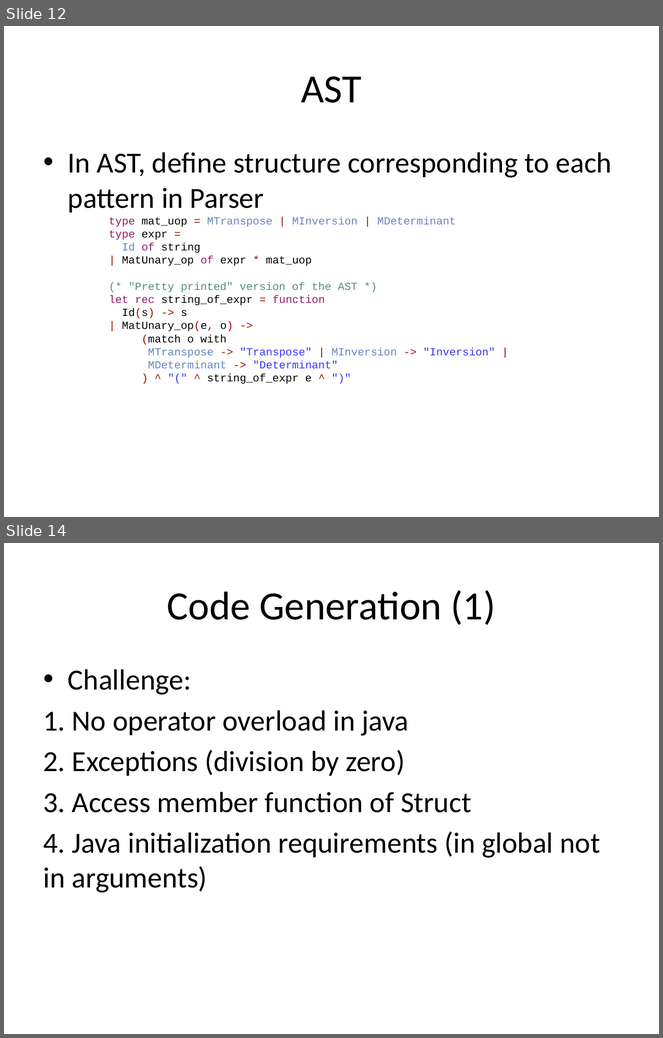
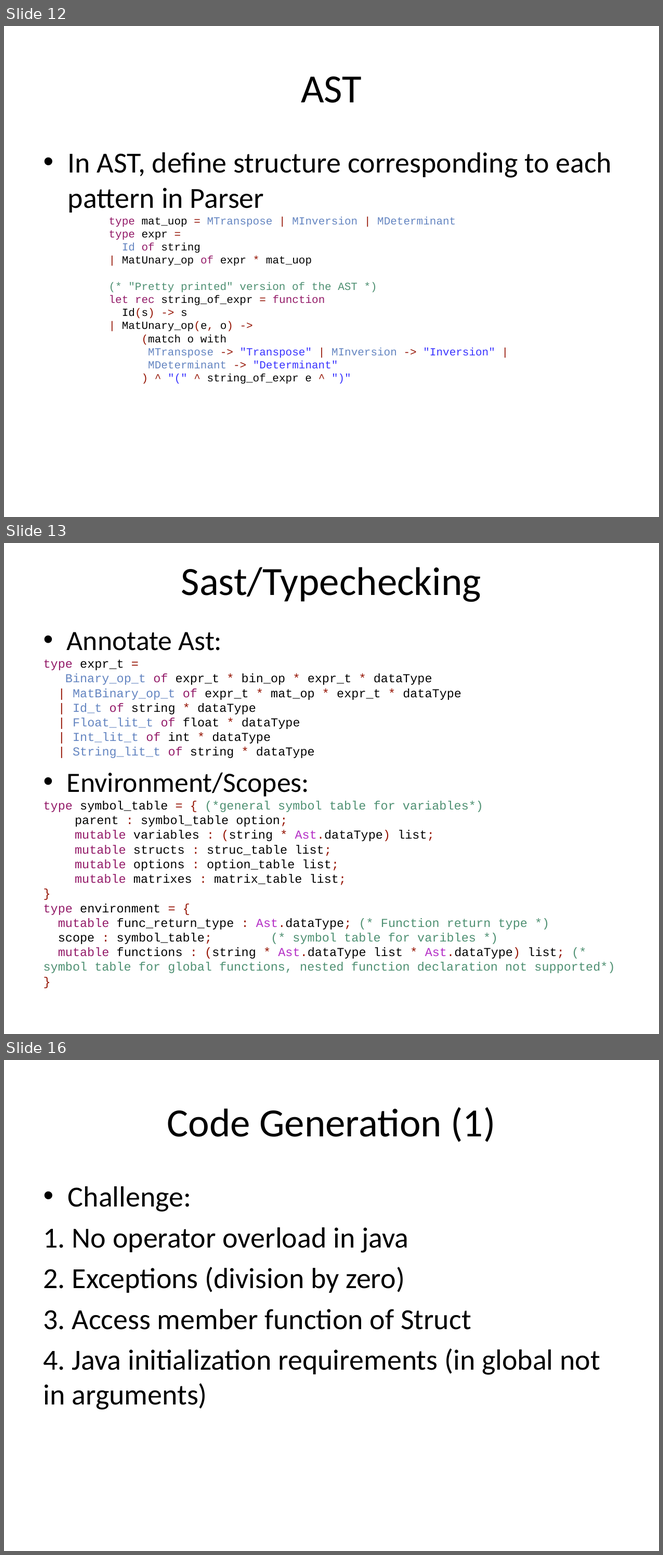
Before and after one commit to liufei11111/w4115PLT, a slide deck: src/project/demo/PLTFinalPresentation.pptx. Shown one above the other, each under a label of ours: slides 12 and 14 before the commit, slides 12, 13 and 16 after it; the slides between them are not shown. The pictures are 663x1038 and 663x1555 pixels, drawn with LibreOffice and Linux fonts; fonts in the diff are those of the drawing. Boxes give left, top, right and bottom in pixels: in the first picture for what was removed or moved away, otherwise in the second. Text is boxed around its words. In the diff, an @@ line names an element or a change of style, - is before the commit and + after.

```diff
--- a/src/project/demo/PLTFinalPresentation.pptx
+++ b/src/project/demo/PLTFinalPresentation.pptx
@@ slide 13 added at bbox=[4, 543, 659, 1034], background #FFFFFF @@
@@ title added at bbox=[181, 567, 481, 602], 44 pt, text #000000 @@
+Sast/Typechecking
@@ text added at bbox=[44, 632, 615, 974], 13.4 pt, text #000000 @@
+• Annotate Ast:
+type expr_t =
+Binary_op_t of expr_t * bin_op * expr_t * dataType
+| MatBinary_op_t of expr_t * mat_op * expr_t * dataType
+| Id_t of string * dataType
+| Float_lit_t of float * dataType
+| Int_lit_t of int * dataType
+| String_lit_t of string * dataType
+• Environment/Scopes:
+type symbol_table = { (*general symbol table for variables*)
+parent : symbol_table option;
+mutable variables : (string * Ast.dataType) list;
+mutable structs : struc_table list;
+mutable options : option_table list;
+mutable matrixes : matrix_table list;
+}
+type environment = {
+mutable func_return_type : Ast.dataType; (* Function return type *)
+scope : symbol_table; (* symbol table for varibles *)
+mutable functions : (string * Ast.dataType list * Ast.dataType) list; (* symbol table for global functions, nested function declaration not supported*)
+}
@@ what was slide 14 is now slide 16 @@
```
Also in this commit, not shown: 1 slide changed, 4 other slides added, 2 slides removed.
